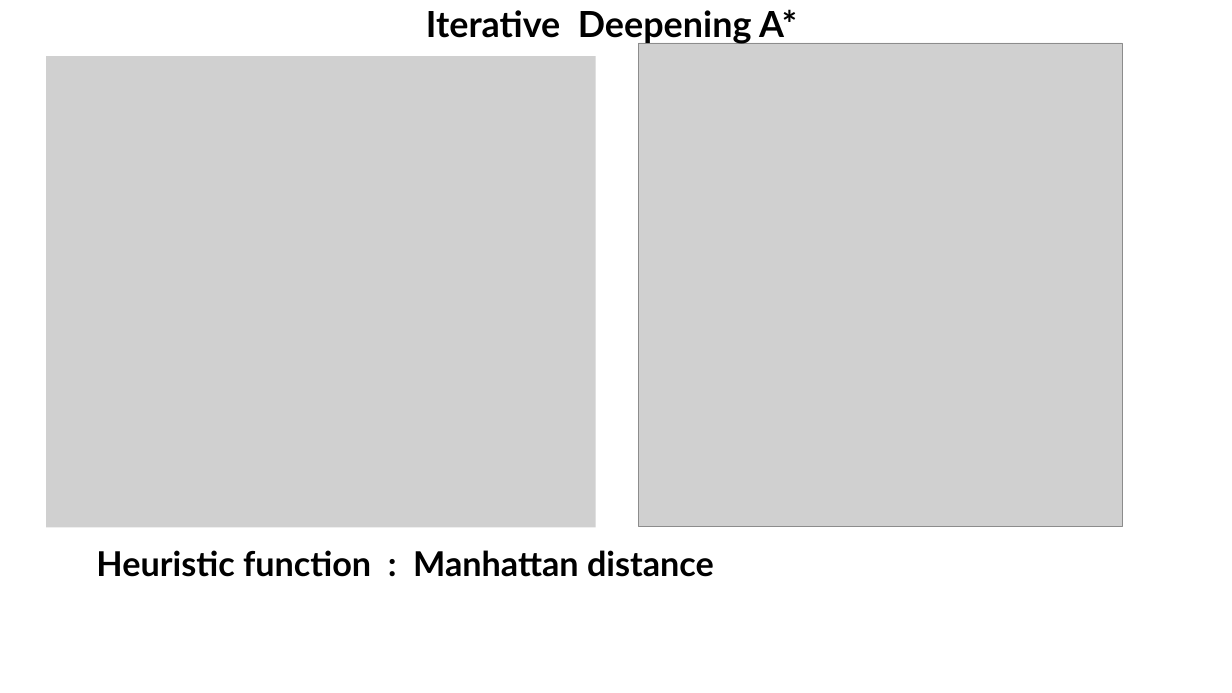
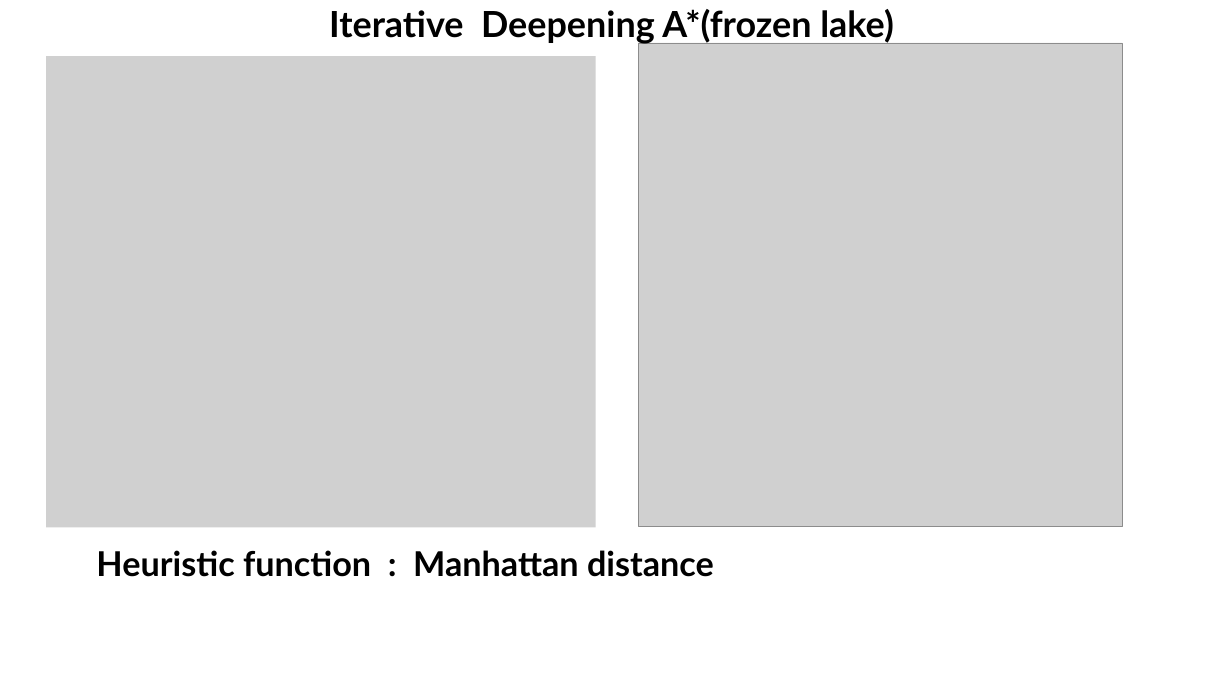
Before and after one commit to KowshikAllu/Search-and-Optimization-of-AI-algorithms, a slide deck: slide 3 of slides/AI_slides.pptx. Drawn at 1232x693 pixels with LibreOffice and Linux fonts; fonts in the diff are those of the drawing; grey boxes stand for pictures. Boxes give left, top, right and bottom in pixels: in the first picture for what was removed or moved away, otherwise in the second. Text is boxed around its words. In the diff, an @@ line names an element or a change of style, - is before the commit and + after.

```diff
--- a/slides/AI_slides.pptx
+++ b/slides/AI_slides.pptx
@@ text at [329,9,894,45]: text changed @@
-Iterative Deepening A*
+Iterative Deepening A*(frozen lake)
```
Also in this commit, not shown: 3 other slides changed, 1 other file.
